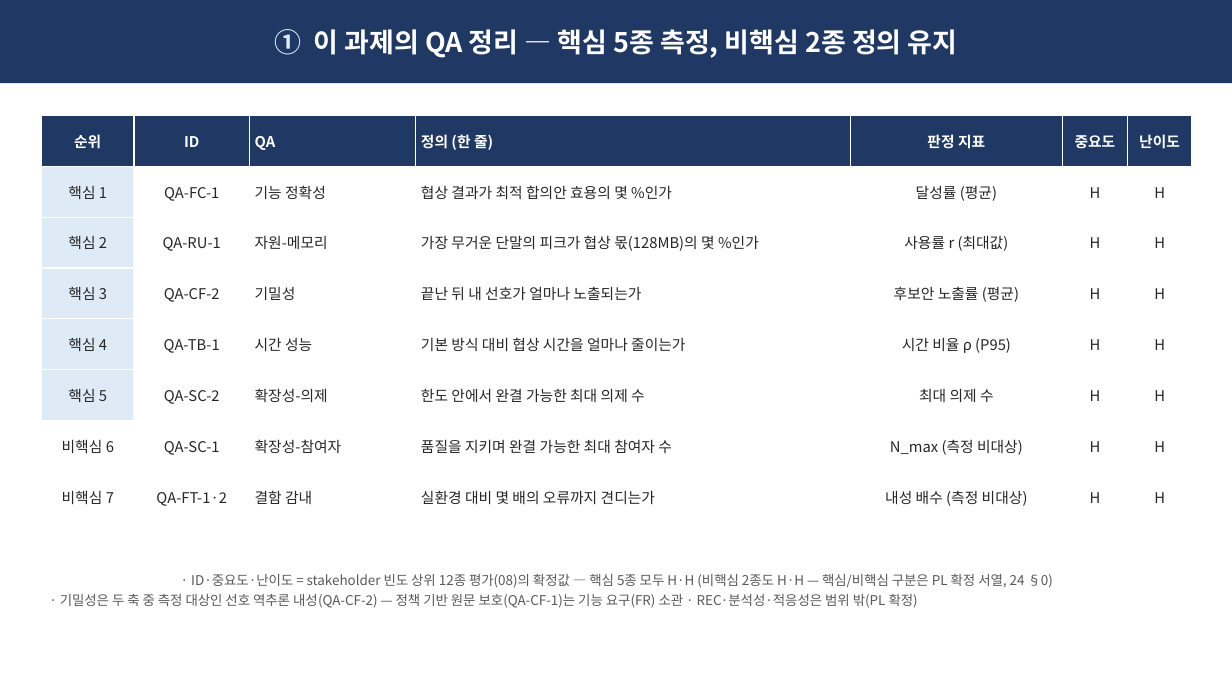
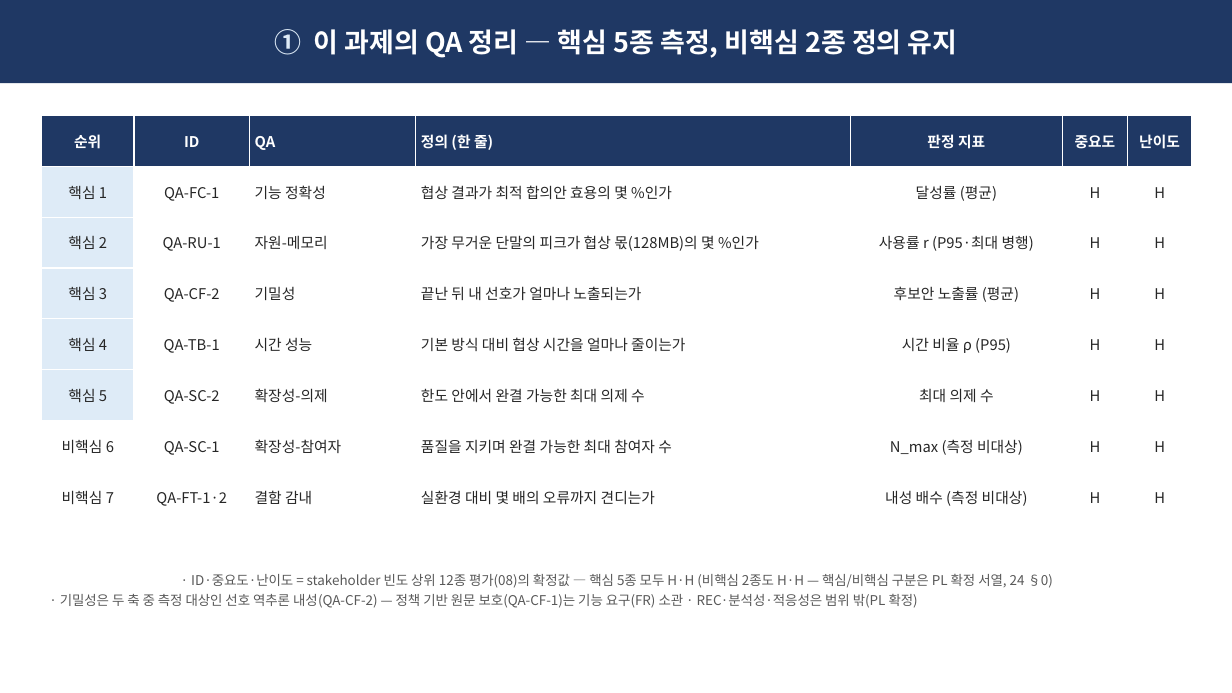
Before and after one commit to Sunwoo-Nam/architect-teamproject, a slide deck: slide 2 of docs/changbae/65-QA-종합-임원보고.pptx. Drawn at 1232x693 pixels with LibreOffice and Linux fonts; fonts in the diff are those of the drawing. Boxes give left, top, right and bottom in pixels: in the first picture for what was removed or moved away, otherwise in the second. Text is boxed around its words. In the diff, an @@ line names an element or a change of style, - is before the commit and + after.

```diff
--- a/docs/changbae/65-QA-종합-임원보고.pptx
+++ b/docs/changbae/65-QA-종합-임원보고.pptx
@@ table at (42,116,1192,522) @@
-row 3, column 5: 사용률 r (최대값)
+row 3, column 5: 사용률 r (P95·최대 병행)
```
Also in this commit, not shown: 4 other slides changed, 10 other files.
